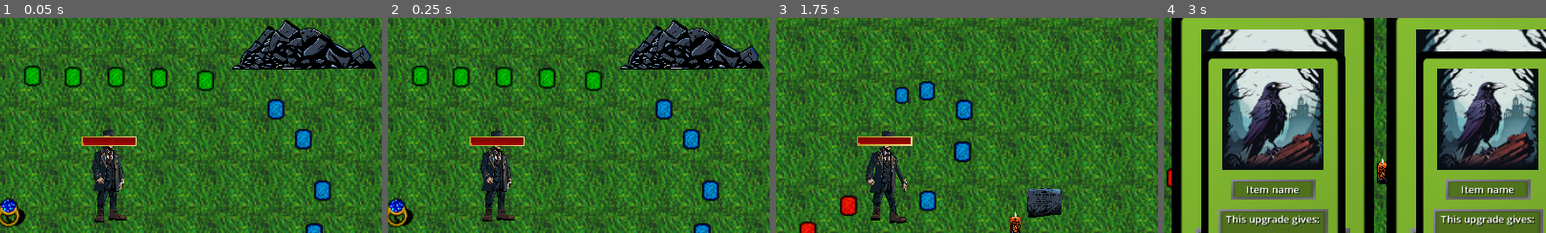
Above: before the commit, frames 1-4 (left to right).
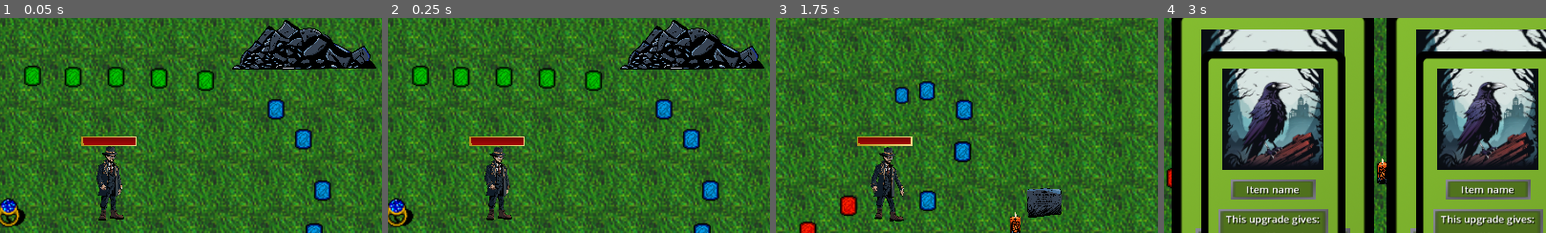
Above: after the commit, the same moments.

Repository: AGH-Code-Industry/monstrous-tide
Game: Godot game, scene res://Assets/World/world.tscn
Two runs of this game, one before a commit and one after it. Both use one fixed random seed, a clock stepped at 60 frames per second and the inputs below.
Inputs (mouse positions are % of the whole screen's width and height, from its top left):
- Up to frame 1 (0.05 s): no input
- Up to frame 2 (0.25 s): no input
- Up to frame 3 (1.75 s): move the mouse to (72, 45) at 0.52 s; press the mouse at (72, 45) at 0.53 s; hold D (right) 0.53-1.28 s; move the mouse to (30, 55) at 1.27 s; release the mouse at (30, 55) at 1.28 s; hold S (down) from 1.28 s (still down); click (30, 55) at 1.35 s
- Up to frame 4 (3 s): move the mouse to (60, 28) at 2.02 s; release S (down) at 2.03 s; press the mouse at (60, 28) at 2.03 s; hold D (right) 2.03-2.78 s; move the mouse to (22, 50) at 2.77 s; release the mouse at (22, 50) at 2.78 s; hold W (up) from 2.78 s (still down); click (22, 50) at 2.85 s
The pictures show only the part of the screen within x 36-86%, y 16-66%; the shares and areas given below are measured in that part.

The runs differ from the first frame. In frame 1, 1.7% of the frame differs, in the area x 24-33%, y 52-96%; in frame 2, 1.6%; in frame 3, 1.8%, in the area x 23-35%, y 52-96%; in frame 4, nothing differs.

Commit message:
Character Enlargement

Diff:
--- a/Assets/Player/player.gd
+++ b/Assets/Player/player.gd
@@ -36,10 +36,10 @@
 		animation_tree["parameters/conditions/is_moving"] = true
 		if mov[0] > 0:
 			animation_sprite.flip_h = true
-			player_skeleton.set_scale(Vector2(0.5,0.5))
+			player_skeleton.set_scale(Vector2(0.4,0.4))
 		elif mov[0] < 0:
 			animation_sprite.flip_h = false
-			player_skeleton.set_scale(Vector2(-0.5,0.5))
+			player_skeleton.set_scale(Vector2(-0.4,0.4))
 	else:
 		animation_tree["parameters/conditions/idle"] = true
 		animation_tree["parameters/conditions/is_moving"] = false
--- a/Assets/Player/player.tscn
+++ b/Assets/Player/player.tscn
@@ -660,7 +660,8 @@
 [node name="PickupComponent" parent="." instance=ExtResource("6_jlj47")]
 
 [node name="Character" type="Node2D" parent="."]
-scale = Vector2(0.5, 0.5)
+position = Vector2(1, 8)
+scale = Vector2(0.4, 0.4)
 
 [node name="Skeleton2D" type="Skeleton2D" parent="Character"]
 visible = false
